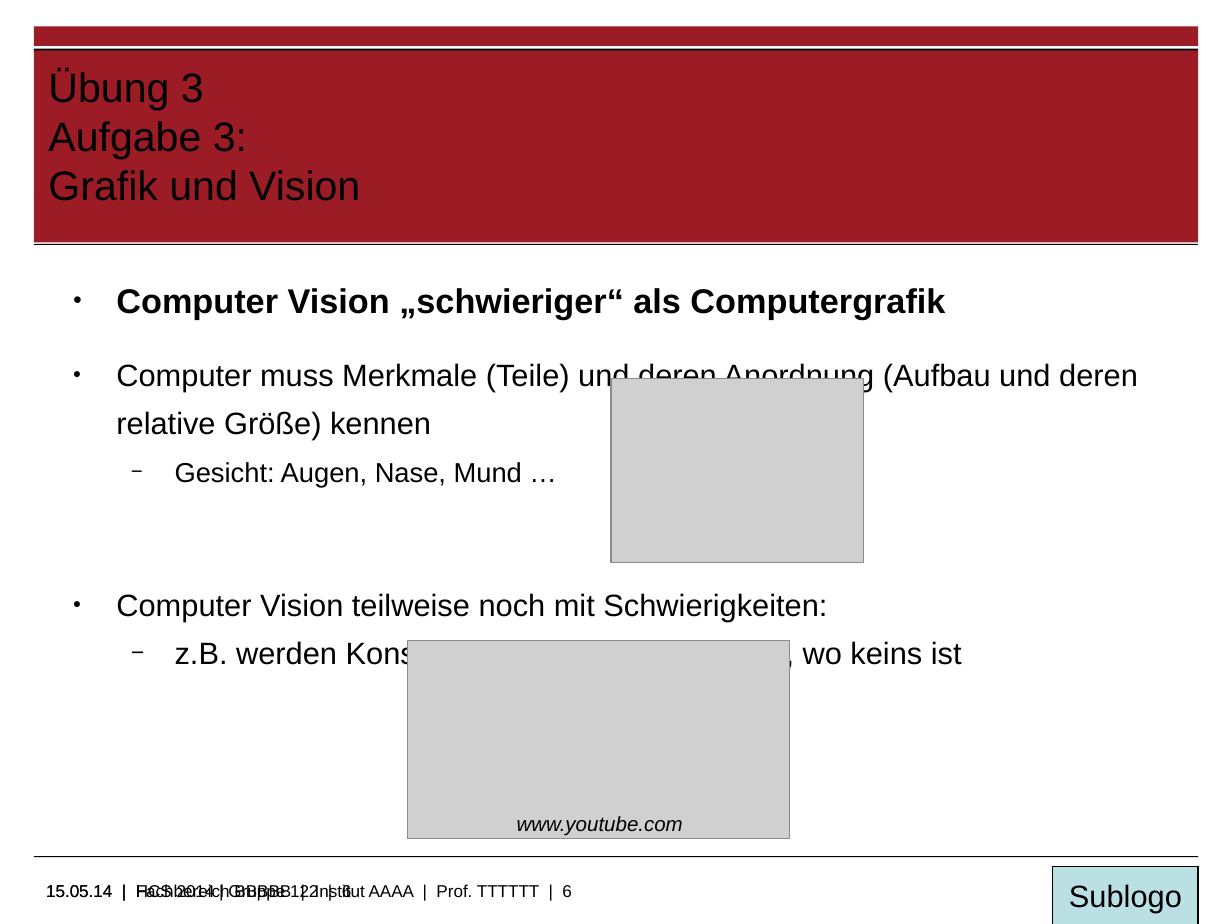
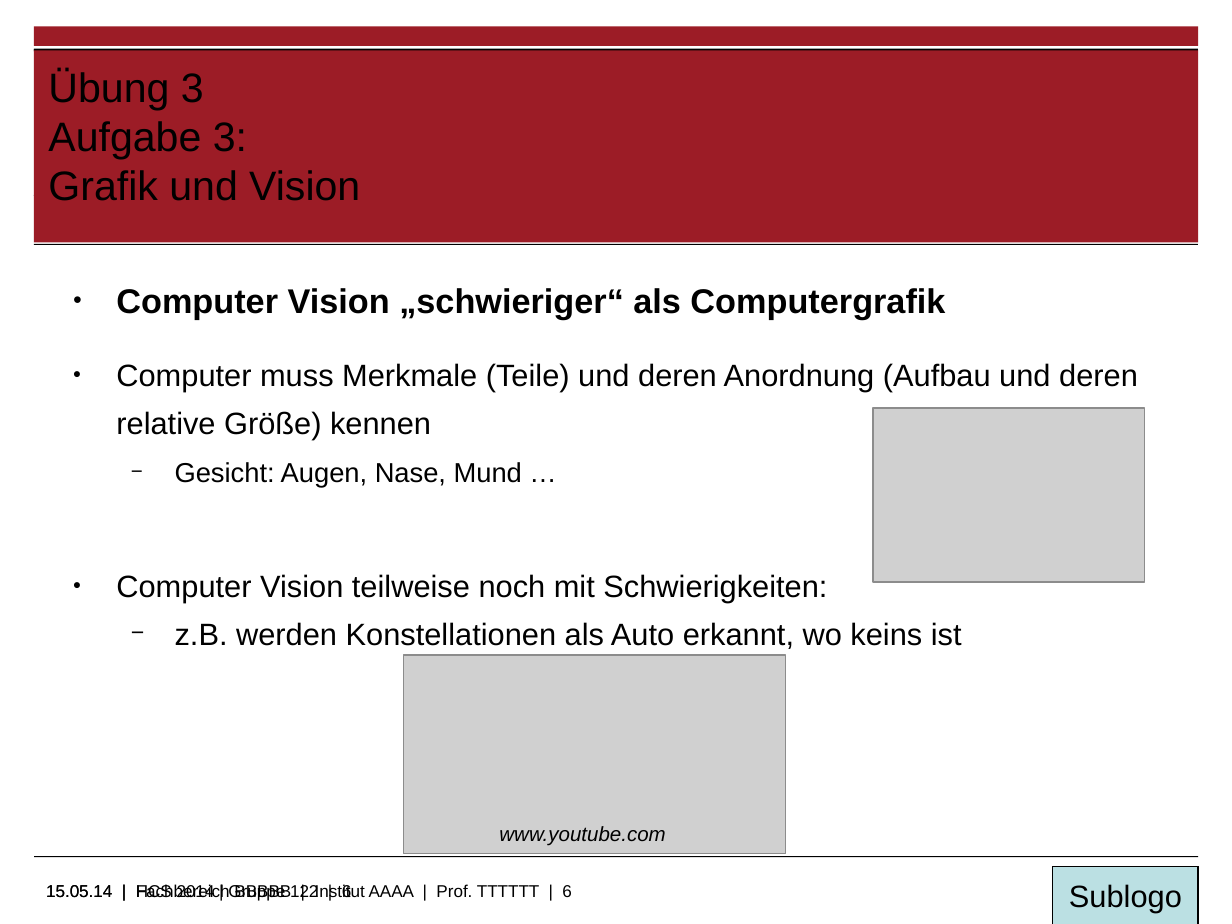
Before and after one commit to RybienSin/hcs, a slide deck: slide 6 of 3/Übung_3_1u3.odp. Drawn at 1232x924 pixels with LibreOffice and Linux fonts; fonts in the diff are those of the drawing; grey boxes stand for pictures; background and template pictures are left out. Boxes give left, top, right and bottom in pixels: in the first picture for what was removed or moved away, otherwise in the second. Text is boxed around its words. In the diff, an @@ line names an element or a change of style, - is before the commit and + after.

Commit message:
Übung 3 Aufgabe 1 + 3 update

```diff
--- a/3/Übung_3_1u3.odp
+++ b/3/Übung_3_1u3.odp
@@ text "Computer Vision „schwieriger“ als Computergrafik" rewrapped from (116,288,1138,670) to (116,288,1138,649) @@
@@ picture: place and size @@
-picture at (611,379,864,563)
+picture at (873,408,1145,582)
@@ picture: place and size @@
-picture at (408,641,790,839)
+picture at (403,655,785,854)
@@ text "www.youtube.com": place and size @@
-text "www.youtube.com" at (517,816,683,836)
+text "www.youtube.com" at (499,826,665,846)
```
